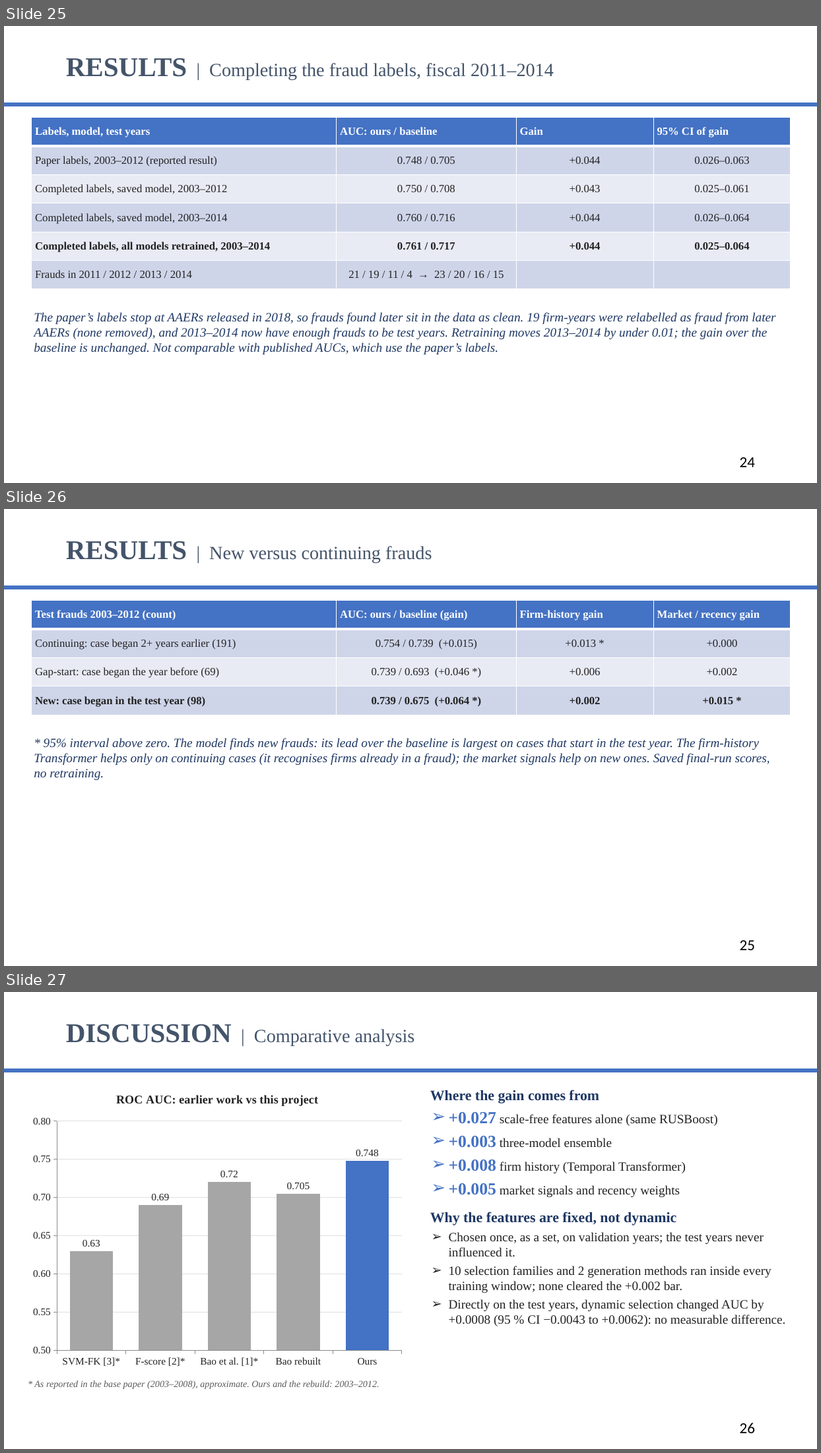
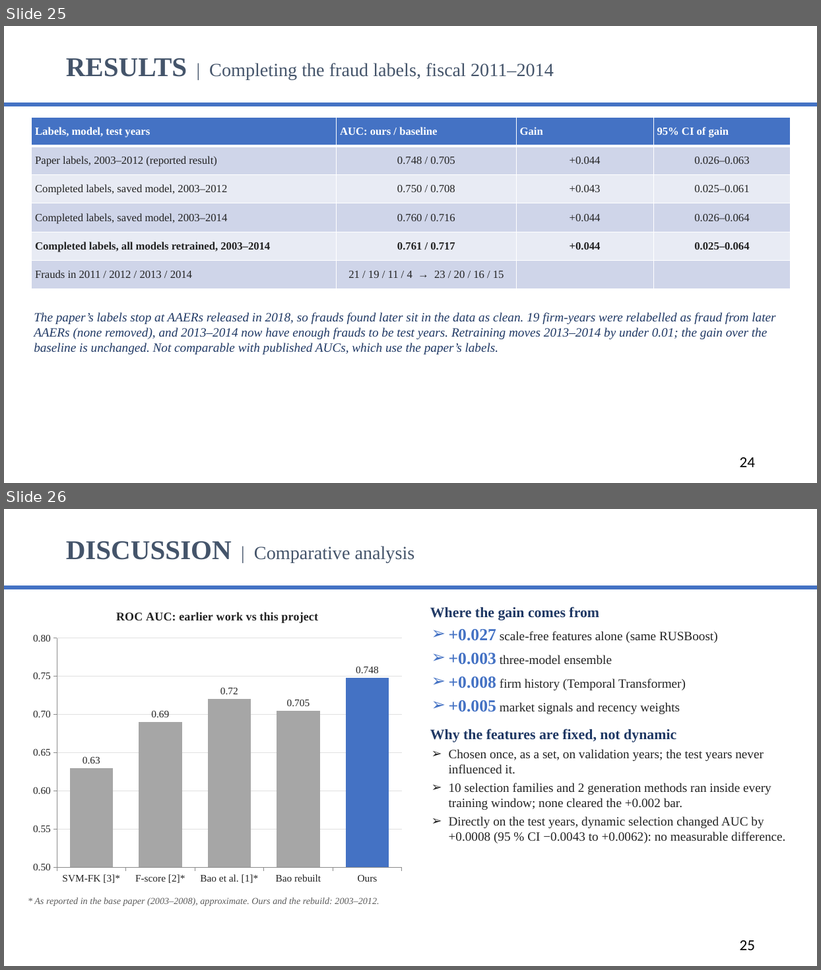
Before and after one commit to dhruv-37/Final-Year-Project-Minor, a slide deck: presentation/Fraud_Detection_Midterm_IIITR.pptx. Shown one above the other, each under a label of ours: slides 25, 26 and 27 before the commit, slides 25 and 26 after it. The pictures are 821x1453 and 821x970 pixels, drawn with LibreOffice and Linux fonts; fonts in the diff are those of the drawing; background and template pictures are left out. Boxes give left, top, right and bottom in pixels: in the first picture for what was removed or moved away, otherwise in the second. Text is boxed around its words. In the diff, an @@ line names an element or a change of style, - is before the commit and + after.

```diff
--- a/presentation/Fraud_Detection_Midterm_IIITR.pptx
+++ b/presentation/Fraud_Detection_Midterm_IIITR.pptx
@@ slide 26 removed at <box>4,509,817,966</box>, background #FFFFFF; not listed: 1 template element that a slide beside it also shows @@
@@ title removed at <box>66,541,432,563</box> @@
-RESULTS | New versus continuing frauds
@@ table removed at <box>32,601,791,715</box>, 4 rows, 4 columns @@
-Test frauds 2003–2012 (count) | AUC: ours / baseline (gain) | Firm-history gain | Market / recency gain
-Continuing: case began 2+ years earlier (191) | 0.754 / 0.739 (+0.015) | +0.013 * | +0.000
-Gap-start: case began the year before (69) | 0.739 / 0.693 (+0.046 *) | +0.006 | +0.002
-New: case began in the test year (98) | 0.739 / 0.675 (+0.064 *) | +0.002 | +0.015 *
@@ text removed at <box>34,738,770,780</box> @@
-* 95% interval above zero. The model finds new frauds: its lead over the baseline is largest on cases that start in the test year. The firm-history Transformer helps only on continuing cases (it recognises firms already in a fraud); the market signals help on new ones. Saved final-run scores, no retraining.
@@ page number removed at <box>740,941,755,951</box> @@
-25
@@ what was slide 27 is now slide 26 @@
@@ page number at <box>740,941,755,951</box>: text changed @@
-26
+25
```
Also in this commit, not shown: 1 slide changed, 7 other files.
